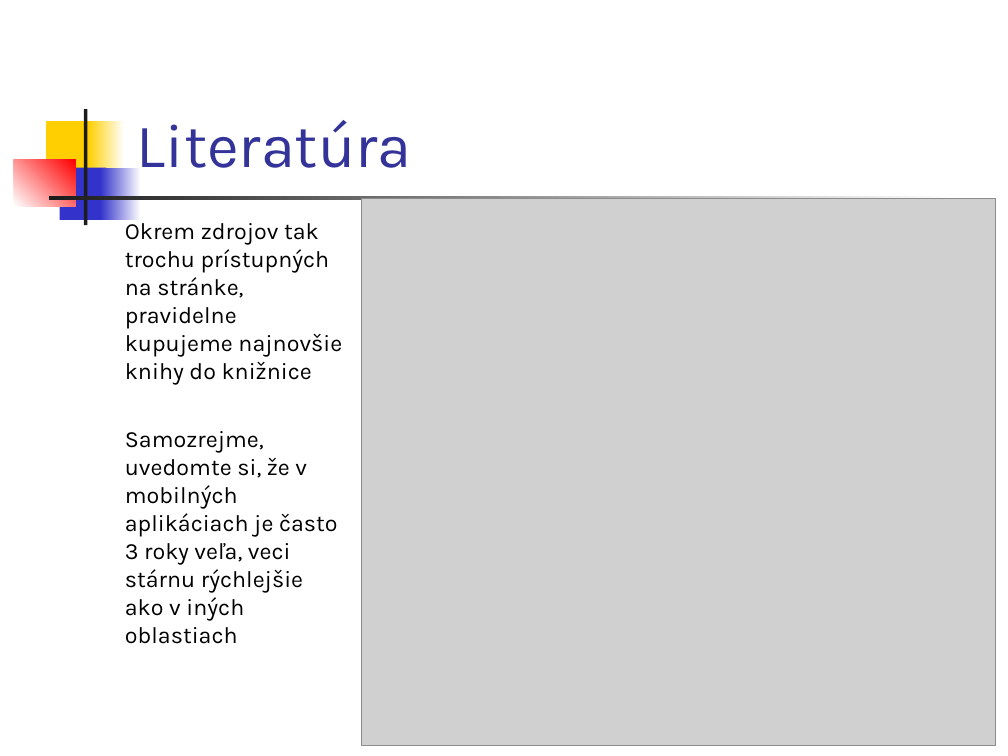
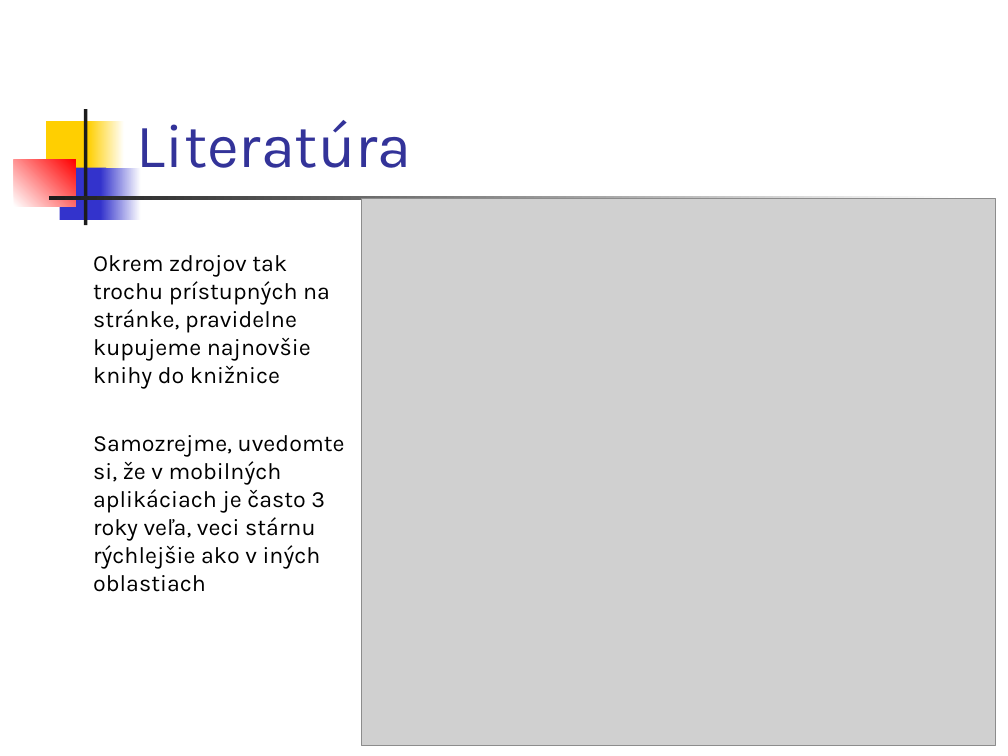
Before and after one commit to vmandro/Prednasky, a slide deck: slide 4 of 00/Uvod.ppt. Drawn at 1008x756 pixels with LibreOffice and Linux fonts; fonts in the diff are those of the drawing; grey boxes stand for pictures. Boxes give left, top, right and bottom in pixels: in the first picture for what was removed or moved away, otherwise in the second. Text is boxed around its words. In the diff, an @@ line names an element or a change of style, - is before the commit and + after.

```diff
--- a/00/Uvod.ppt
+++ b/00/Uvod.ppt
@@ text "Okrem zdrojov tak trochu prístupných ..." rewrapped from [125, 218, 342, 644] to [93, 255, 345, 592] @@
```
Also in this commit, not shown: 5 other slides changed, 2 other files.
